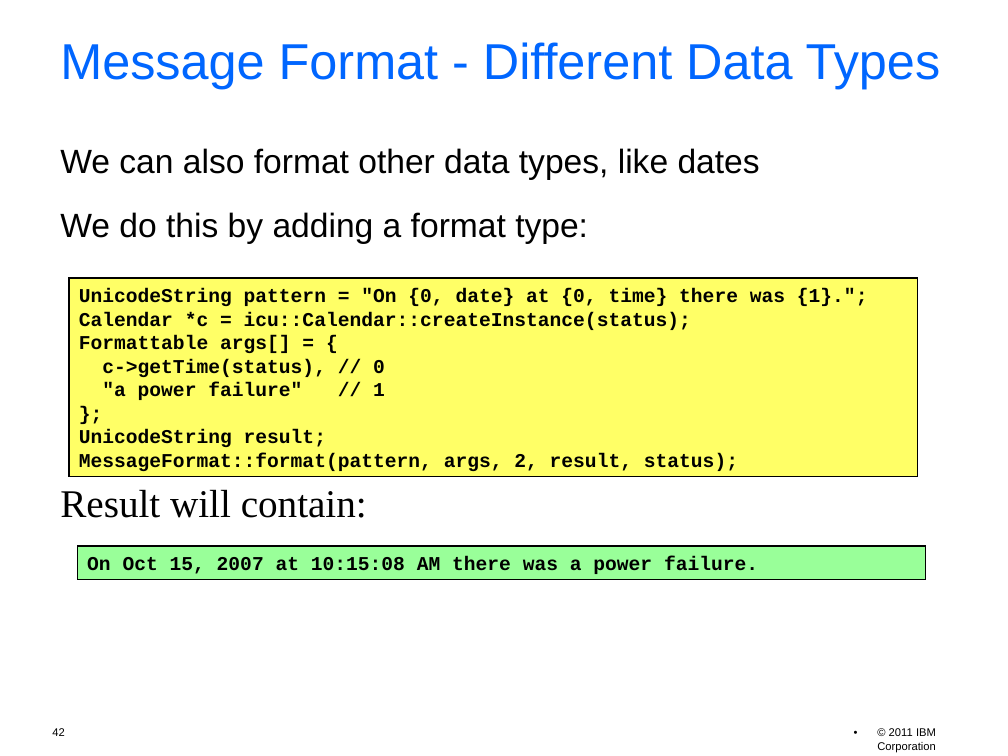
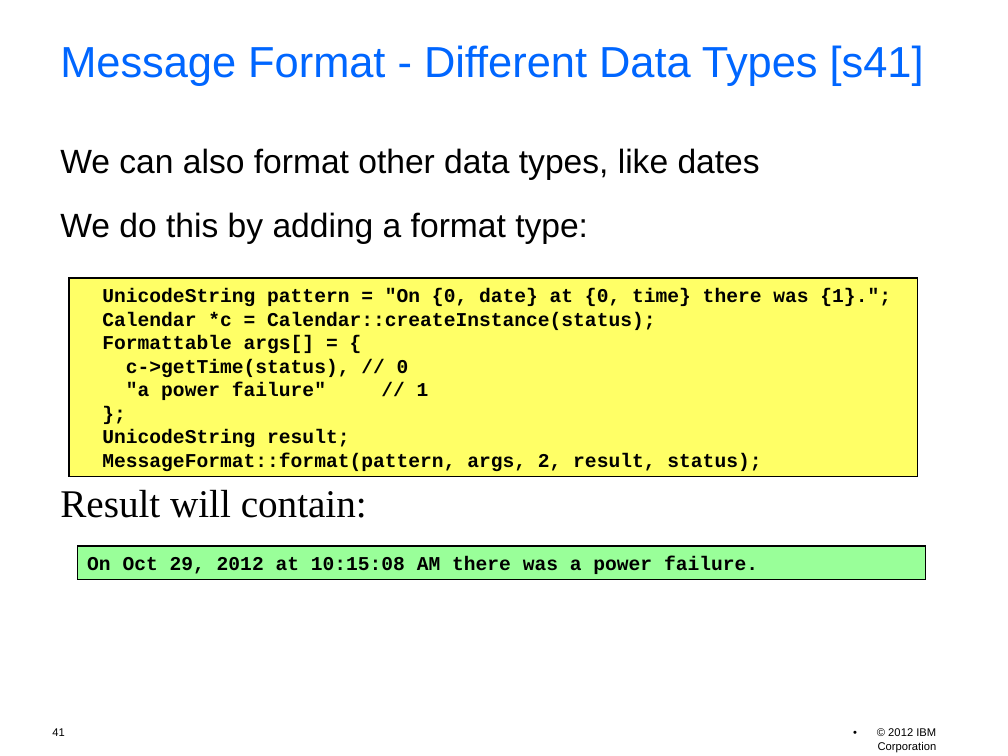
Before and after one commit to unicode-org/icu-docs, a slide deck: slide 41 of docs/pres/icu_workshop.odp (slide 42 before the commit). Drawn at 1008x756 pixels with LibreOffice and Linux fonts; fonts in the diff are those of the drawing; background and template pictures are left out. Boxes give left, top, right and bottom in pixels: in the first picture for what was removed or moved away, otherwise in the second. Text is boxed around its words. In the diff, an @@ line names an element or a change of style, - is before the commit and + after.

```diff
--- a/docs/pres/icu_workshop.odp
+++ b/docs/pres/icu_workshop.odp
@@ title at <box>60,45,924,85</box>: text changed; size 36 to 31 pt @@
-Message Format - Different Data Types
+Message Format - Different Data Types [s41]
@@ text in rectangle at <box>102,312,655,330</box>: text changed @@
-Calendar *c = icu::Calendar::createInstance(status);
+Calendar *c = Calendar::createInstance(status);
@@ text in rectangle at <box>87,556,758,574</box>: text changed @@
-On Oct 15, 2007 at 10:15:08 AM there was a power failure.
+On Oct 29, 2012 at 10:15:08 AM there was a power failure.
@@ page number at <box>52,728,64,736</box>: text changed @@
-42
+41
@@ text at <box>878,728,937,752</box>: text changed @@
-• © 2011 IBM Corporation
+• © 2012 IBM Corporation
```
Also in this commit, not shown: 55 other slides changed, 1 slide added, 2 slides removed, 1 other file.
